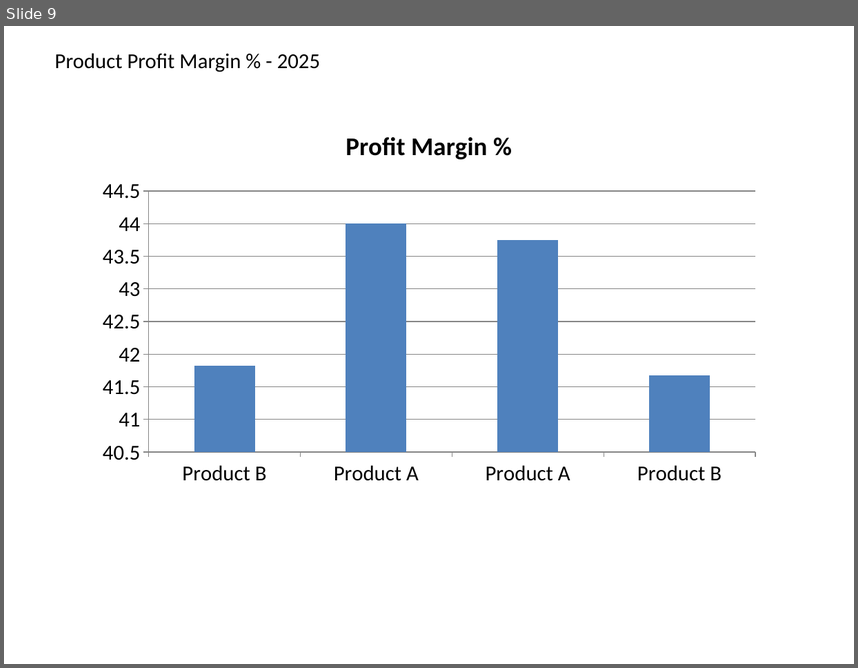
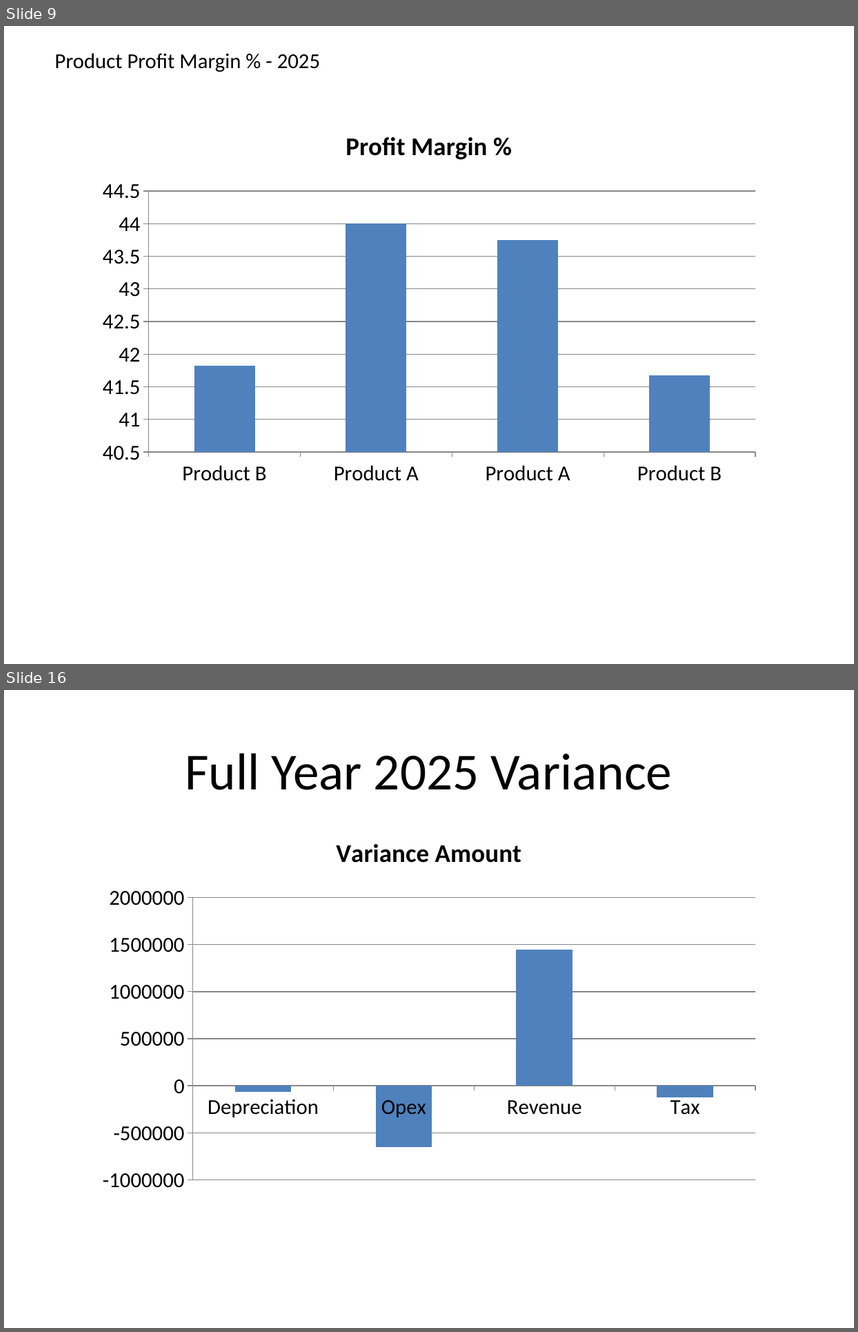
Before and after one commit to 2001Denvor/FinanaceAIUseCase, a slide deck: Auto_Financial_Pack_2025.pptx. Shown one above the other, each under a label of ours: slide 9 before the commit, slides 9 and 16 after it; the slides between them are not shown. The pictures are 858x668 and 858x1332 pixels, drawn with LibreOffice and Linux fonts; fonts in the diff are those of the drawing. Boxes give left, top, right and bottom in pixels: in the first picture for what was removed or moved away, otherwise in the second. Text is boxed around its words. In the diff, an @@ line names an element or a change of style, - is before the commit and + after.

```diff
--- a/Auto_Financial_Pack_2025.pptx
+++ b/Auto_Financial_Pack_2025.pptx
@@ slide 16 added at [4,690,854,1328], background #FFFFFF @@
@@ title added at [185,753,672,790], 44 pt, text #000000 @@
+Full Year 2025 Variance
@@ column chart added at [89,818,769,1200] @@
+title "Variance Amount"
+categories: Depreciation, Opex, Revenue, Tax
+Variance Amount: -70000, -650000, 1450000, -120000
```
Also in this commit, not shown: 1 slide changed, 22 other slides added, 27 other files.
